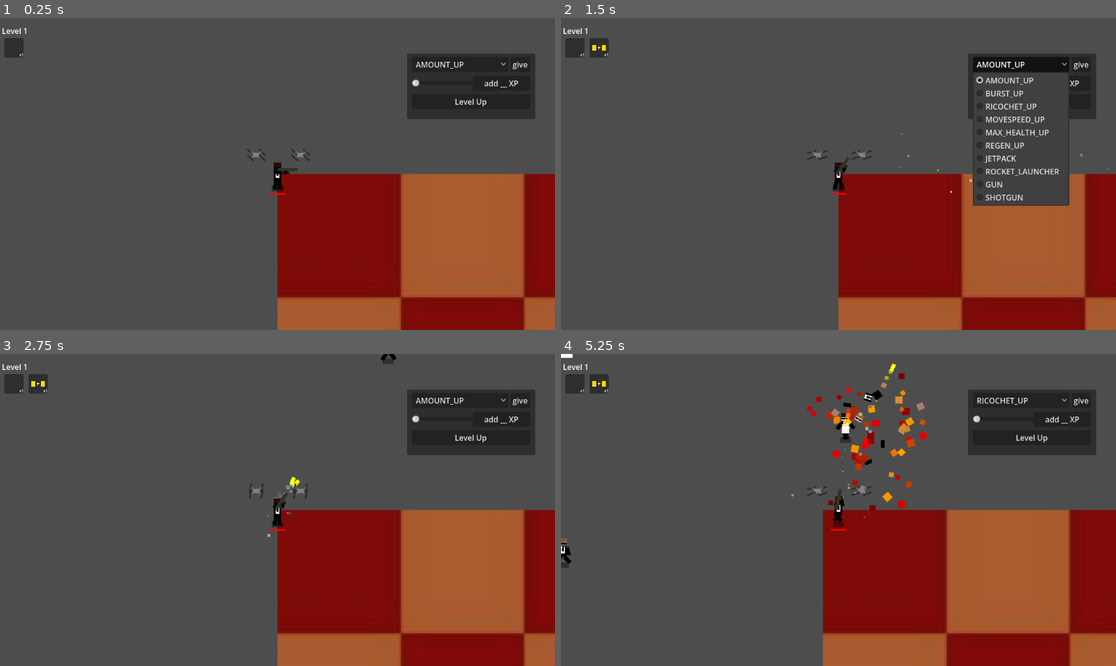
Above: before the commit, frames 1-4 (two rows, left to right).
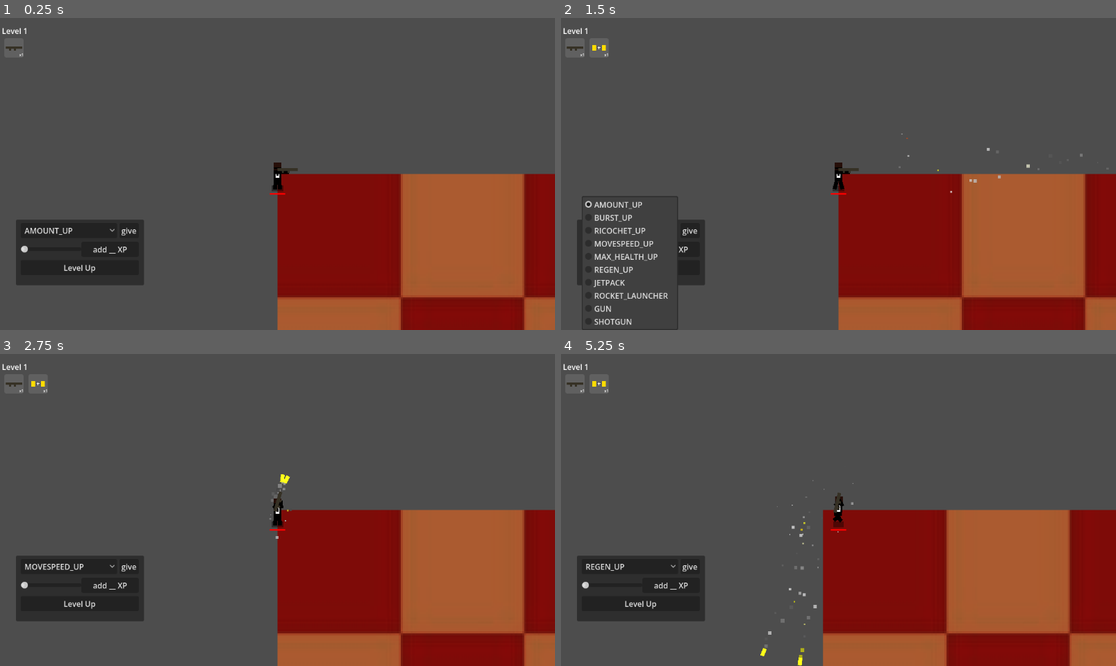
Above: after the commit, the same moments.

Repository: HarperNicholson/GAME-WHERE-YOU-RUN-AROUND-SHOOTING-PEOPLE
Game: Godot game, scene res://game.tscn
Two runs of this game, one before a commit and one after it. Both use one fixed random seed, a clock stepped at 60 frames per second and the inputs below. The engine's default icon, where the game draws it, is replaced by a stand-in: a white triangle on a blue panel in a dark square.
Inputs (mouse positions are in pixels of both pictures, inside the frame that each line leads up to):
- Up to frame 1 (0.25 s): no input
- Up to frame 2 (1.5 s): click "give" at 0.5 s; click "AMOUNT_UP" at 1.25 s
- Up to frame 3 (2.75 s): click "add __ XP" at 2 s
- Up to frame 4 (5.25 s): click "AMOUNT_UP" (after the commit: "MOVESPEED_UP") at 2.75 s; click "Level Up" at 3.5 s; click "RICOCHET_UP" (after the commit: "REGEN_UP") at 4.25 s; move the mouse to (960, 494) at 5.02 s; press the mouse at (960, 494) at 5.03 s; hold Right (ui_right) from 5.03 s (still down)

The runs differ from the first frame. In frame 1, 9.7% of the frame differs, in the area x 0-97%, y 6-86%; in frame 2, 7.8%; in frame 3, 10%; in frame 4, 12%, in the area x 0-97%, y 0-100%.
Error after the commit: Invalid call. Nonexistent function 'tryna_quit' in base 'Node2D (AIController)'. (res://civilian_class.gd:269)

Commit message:
Drones v1

Diff:
--- a/civilian_class.gd
+++ b/civilian_class.gd
@@ -51,6 +51,9 @@
 var elite : bool = false #triple HP, double size, half speed or something
 var is_wave_elite : bool = false #ensures drop
 
+var drone_rotation := 0.0
+var drones : Array[CharacterBody2D] = []
+
 func _ready():
 	for item in starting_items:
 		give_item(item)
@@ -75,11 +78,32 @@
 
 	var existing_item = get_existing_item_node(new_item_id, itemnodes)
 
+
 	if existing_item == null:
+
 		var item_instance = Global.item_scenes[new_item_id].instantiate()
 		item_instance.item_id = new_item_id
 		$SurvivorsUI/BaseLayer/Items.add_child(item_instance)
 		item_instance.given_to_player()
+
+
+		if Global.WEAPONS_POOL.has(new_item_id):
+			print("new weapon")
+
+			var new_weapon_node = null
+
+			for child in get_children():
+				if child.is_in_group("Weapon"):
+					if child.get("weapon_id") == new_item_id:
+						new_weapon_node = child
+						break
+
+			if new_weapon_node:
+				Global.add_drone(new_weapon_node)
+
+
+
+
 	else:
 		existing_item.copies += 1
 		existing_item.given_to_player()
@@ -87,7 +111,9 @@
 	$SurvivorsUI/BaseLayer/Items._sort_children()
 
 func hit(dmg : float):
-	#EffectManager.play_sound_effect("hit")
+	if is_player:
+		EffectManager.play_sound_effect(EffectManager.SFX.HIT, global_position)
+
 	EffectManager.spawn_blood_splat_particle_effect(global_position, randi_range(1,3))
 
 	flash_color()
@@ -124,7 +150,7 @@
 	if elite:
 		if is_wave_elite:
 			drop_chest()
-		elif randf() < 1.01:
+		elif randf() < 0.01:
 			drop_chest()
 
 	get_tree().get_first_node_in_group("Player").award_xp(xp_reward * 0.1) #to give 10% of XP to player on kill
@@ -152,8 +178,9 @@
 
 var recoil_offset := Vector2.ZERO
 var aim_dir : Vector2 = Vector2.RIGHT
+
 func add_weapon_holding_radius_recoil(recoil: float):
-	aim_dir = controller.get_aim_direction()
+	aim_dir = controller.get_aim_direction_from_position(global_position)
 	if aim_dir == Vector2.ZERO:
 		return
 
@@ -169,12 +196,13 @@
 	recoil_offset += (-dir + rand) * recoil * 6.0
 
 
-
 func attacks(_delta):
 	if !visible_on_screen:
 		return
 
-	var raw_aim_dir = controller.get_aim_direction()
+	var raw_aim_dir = controller.get_aim_direction_from_position(global_position)
+
+
 
 	if raw_aim_dir.length() > aim_deadzone:
 		aim_dir = aim_dir.lerp(raw_aim_dir, _delta * 10.0)
@@ -196,6 +224,8 @@
 			weapon.scale.y = 1.0
 		elif aim_dir.x < -weapon_scale_flip_deadzone:
 			weapon.scale.y = -1.0
+
+
 
 	if controller.is_shooting():
 		weapon.try_fire()
@@ -235,6 +265,9 @@
 		recoil_offset = Vector2.ZERO
 
 
+	#temp
+	if controller.tryna_quit():
+		get_tree().quit()
 
 	movement(delta)
 	collisions(delta)
@@ -242,6 +275,8 @@
 
 	calculate_shadow()
 
+	solve_drones(delta)
+
 	move_and_slide()
 
 	for item in $CivilianBody.get_children():
@@ -249,6 +284,33 @@
 			item._item_process(delta)
 
 	update_player_hp()
+
+func solve_drones(delta):
+
+	if drones.is_empty():
+		return
+
+	drone_rotation += delta * 0.2
+
+	var radius := 16.0
+	var count := drones.size()
+
+	for i in count:
+
+		var drone = drones[i]
+
+		var angle = (TAU / count) * i + drone_rotation
+
+		var target_pos = global_position + Vector2.RIGHT.rotated(angle) * radius
+
+		var to_target = target_pos - drone.global_position
+
+		var desired_velocity = to_target * 4.0
+
+		drone.velocity = drone.velocity.lerp(
+			desired_velocity,
+			delta * 4.0
+		)
 
 func regenerate_hp():
 	if !is_player:
@@ -307,7 +369,7 @@
 	add_impulse(push * 10.0) #can this be smoother and something else somehow.....
 
 	if push != Vector2.ZERO:
-		velocity = lerp(velocity, velocity * (Vector2.ONE * 0.4 if !is_player else 0.85) / (1.0 + size_mod), _delta * 20.0)
+		velocity = lerp(velocity, velocity * (Vector2.ONE * (0.4 if !is_player else 0.85)) / (1.0 + size_mod), _delta * 20.0)
 
 func add_impulse(force: Vector2):
 	if is_player:
@@ -352,12 +414,14 @@
 func _on_visible_on_screen_notifier_2d_screen_entered() -> void:
 	return
 
+	@warning_ignore("unreachable_code")
 	visible_on_screen = true
 
 
 
 func _on_visible_on_screen_notifier_2d_screen_exited() -> void:
 	return
+	@warning_ignore("unreachable_code")
 	visible_on_screen = false
 
 
--- a/drone.gd
+++ b/drone.gd
@@ -1,4 +1,4 @@
-extends Node2D
+extends CharacterBody2D
 
 @onready var rotors := [
 	$rotor,
@@ -10,7 +10,53 @@
 var rotor_rotation := 0.0
 @export var rotor_speed := 20.0
 
+var weapon : Node
+
+var PlayerControllerNode : Node
+
+func _ready() -> void:
+	global_position = Global.player.global_position
+	PlayerControllerNode = Global.player.find_child("PlayerController")
+	weapon.is_drone_weapon = true
+	weapon.drone = self
+
 func _physics_process(delta: float) -> void:
+	if Global.paused:
+		return
+	solve_weapon(delta)
+	animate_rotors(delta)
+	velocity = velocity.limit_length(290.0)
+	move_and_slide()
+
+
+var aim_dir : Vector2 = Vector2.RIGHT
+func solve_weapon(_delta):
+
+	weapon.global_position = global_position
+	var raw_aim_dir = PlayerControllerNode.get_aim_direction_from_position(global_position)
+
+
+	if raw_aim_dir.length() > 0.1:
+		aim_dir = aim_dir.lerp(raw_aim_dir, _delta * 10.0)
+
+		#var base = aim_dir# * 1.0 + Vector2.UP
+
+		if weapon == null:
+			return
+
+		weapon.rotation = aim_dir.angle()
+
+		#cosmetic, weapon scale flip to match facing direction
+		if aim_dir.x > 0.1:
+			weapon.scale.y = 1.0
+		elif aim_dir.x < -0.1:
+			weapon.scale.y = -1.0
+
+	if PlayerControllerNode.is_shooting():
+		weapon.try_fire()
+
+#maybe also animate drone body rotation based on velocity like player
+func animate_rotors(delta):
 	rotor_rotation = wrapf(
 		lerpf(rotor_rotation, rotor_rotation + rotor_speed, delta * 8.0),
 		-PI,
@@ -19,3 +65,6 @@
 
 	for rotor in rotors:
 		rotor.rotation = rotor_rotation
+
+func add_impulse(force: Vector2):
+	velocity += force
--- a/drone.tscn
+++ b/drone.tscn
@@ -1,24 +1,27 @@
-[gd_scene format=3 uid="uid://od7rjelqalet"]
+[gd_scene format=3 uid="uid://c66tauiptcamh"]
 
 [ext_resource type="Script" uid="uid://bba5isy5nqbwh" path="res://drone.gd" id="1_d5du7"]
 
 [sub_resource type="CanvasTexture" id="CanvasTexture_d5du7"]
 
-[node name="Drone" type="Node2D" unique_id=1644812299]
+[node name="Drone" type="CharacterBody2D" unique_id=156353925]
 scale = Vector2(1.5, 1.5)
+collision_layer = 0
+collision_mask = 0
+motion_mode = 1
 script = ExtResource("1_d5du7")
 
 [node name="rotor4" type="Sprite2D" parent="." unique_id=1605452400]
 self_modulate = Color(0.18000475, 0.18000492, 0.18000486, 1)
 position = Vector2(-2.0231457, -0.90347844)
-rotation = 0.11413225
+rotation = 0.114132255
 scale = Vector2(0.59941363, -3.145242)
 texture = SubResource("CanvasTexture_d5du7")
 
 [node name="rotor3" type="Sprite2D" parent="." unique_id=1240262578]
 self_modulate = Color(0.18000475, 0.18000492, 0.18000486, 1)
 position = Vector2(1.9768543, -0.90347844)
-rotation = 0.11413225
+rotation = 0.114132255
 scale = Vector2(0.59941363, -3.145242)
 texture = SubResource("CanvasTexture_d5du7")
 
@@ -39,14 +42,14 @@
 [node name="Sprite2D4" type="Sprite2D" parent="." unique_id=323521150]
 self_modulate = Color(0.36659405, 0.36659485, 0.36659452, 1)
 position = Vector2(1.1732688, -0.65564877)
-rotation = -3.6651917
+rotation = 2.6179936
 scale = Vector2(1.6123953, 0.6886249)
 texture = SubResource("CanvasTexture_d5du7")
 
 [node name="Sprite2D5" type="Sprite2D" parent="." unique_id=1944700481]
 self_modulate = Color(0.36659405, 0.36659485, 0.36659452, 1)
 position = Vector2(1.1732688, 0.84241176)
-rotation = 3.6651917
+rotation = -2.6179936
 scale = Vector2(1.6123953, 0.6886249)
 texture = SubResource("CanvasTexture_d5du7")
 
@@ -59,13 +62,15 @@
 [node name="rotor" type="Sprite2D" parent="." unique_id=515955479]
 self_modulate = Color(0.18000475, 0.18000492, 0.18000486, 1)
 position = Vector2(1.9768543, 1.0965215)
-rotation = 0.11413225
+rotation = 0.114132255
 scale = Vector2(0.59941363, -3.145242)
 texture = SubResource("CanvasTexture_d5du7")
 
 [node name="rotor2" type="Sprite2D" parent="." unique_id=1924945609]
 self_modulate = Color(0.18000475, 0.18000492, 0.18000486, 1)
 position = Vector2(-2.0231457, 1.0965215)
-rotation = 0.11413225
+rotation = 0.114132255
 scale = Vector2(0.59941363, -3.145242)
 texture = SubResource("CanvasTexture_d5du7")
+
+[node name="AimTarget" type="Node2D" parent="." unique_id=341948220]
--- a/game.gd
+++ b/game.gd
@@ -7,6 +7,8 @@
 enum TEAM { NONE, AGENTS, ALIENS}
 
 var survival_time : float = 0.0
+
+
 
 func _ready() -> void:
 
@@ -47,4 +49,4 @@
 	Global.player = get_tree().get_first_node_in_group("Player")
 
 func spawn_object(object_instance):
-	$GameObjects.add_child(object_instance)
+	$GameObjects.call_deferred("add_child", object_instance)
--- a/global.gd
+++ b/global.gd
@@ -1,6 +1,7 @@
 extends Node
 
 var weapon_crate_scene : PackedScene = preload("res://weapon_crate.tscn")
+var drone_scene : PackedScene = preload("res://drone.tscn")
 
 #######
 var debug : bool = true #DISABLE THIS ON BUILD
@@ -14,7 +15,7 @@
 
 var difficulty : float = 0.0
 
-var enemy_team : TEAM = TEAM.AGENTS
+var enemy_team : TEAM = TEAM.ALIENS
 
 enum TEAM { NONE, AGENTS, ALIENS}
 
@@ -73,6 +74,13 @@
 	#ITEMS.ITEMNAME: preload(),
 	#ITEMS.RUBBER_BULLETS: preload("res://upgrades/rubber_bullets.tscn"),
 }
+
+func add_drone(bound_weapon_node):
+	bound_weapon_node.is_drone_weapon = true
+	var drone_instance = drone_scene.instantiate()
+	drone_instance.weapon = bound_weapon_node
+	player.drones.append(drone_instance)
+	get_tree().get_current_scene().find_child("GameObjects").add_child(drone_instance)
 
 func get_available_items() -> Array:
 	var result : Array = ITEMS.values()
--- a/new_theme.tres
+++ b/new_theme.tres
@@ -1,3 +1,11 @@
 [gd_resource type="Theme" format=3 uid="uid://byosmhxx70y8p"]
 
+[sub_resource type="StyleBoxFlat" id="StyleBoxFlat_j2q5q"]
+bg_color = Color(0.5, 0.5, 0.5, 0.38039216)
+corner_radius_top_left = 4
+corner_radius_top_right = 4
+corner_radius_bottom_right = 4
+corner_radius_bottom_left = 4
+
 [resource]
+Panel/styles/panel = SubResource("StyleBoxFlat_j2q5q")
--- a/playable/agents/agent.tscn
+++ b/playable/agents/agent.tscn
@@ -5,7 +5,6 @@
 [ext_resource type="PackedScene" uid="uid://ctnxymgw58y7u" path="res://civilian_body.tscn" id="2_sweqy"]
 [ext_resource type="Script" uid="uid://diwjwmjc66ghv" path="res://player_controller.gd" id="4_1jxqw"]
 [ext_resource type="PackedScene" uid="uid://db8xc3vmn7lh8" path="res://playable/agents/survivors_ui.tscn" id="6_io01h"]
-[ext_resource type="PackedScene" uid="uid://djnb5nyt76vje" path="res://weapons/gun.tscn" id="7_dw050"]
 
 [sub_resource type="CircleShape2D" id="CircleShape2D_q2tsy"]
 radius = 3.0
@@ -70,8 +69,6 @@
 [node name="PlayerController" type="Node2D" parent="." unique_id=1165073739]
 script = ExtResource("4_1jxqw")
 
-[node name="Gun" parent="." unique_id=1918060664 instance=ExtResource("7_dw050")]
-
 [node name="XPMagnet" type="Area2D" parent="." unique_id=87494511]
 
 [node name="CollisionShape2D" type="CollisionShape2D" parent="XPMagnet" unique_id=225947753]
--- a/playable/agents/rocket_agent.tscn
+++ b/playable/agents/rocket_agent.tscn
@@ -4,7 +4,6 @@
 [ext_resource type="PackedScene" uid="uid://b8w5pgk0e78k0" path="res://player_camera_2d.tscn" id="2_u30r3"]
 [ext_resource type="PackedScene" uid="uid://ctnxymgw58y7u" path="res://civilian_body.tscn" id="3_4x7rj"]
 [ext_resource type="Script" uid="uid://diwjwmjc66ghv" path="res://player_controller.gd" id="4_te7xs"]
-[ext_resource type="PackedScene" uid="uid://od7rjelqalet" path="res://drone.tscn" id="6_4x7rj"]
 [ext_resource type="PackedScene" uid="uid://db8xc3vmn7lh8" path="res://playable/agents/survivors_ui.tscn" id="6_lgodf"]
 
 [sub_resource type="CanvasTexture" id="CanvasTexture_q2tsy"]
@@ -87,9 +86,3 @@
 show_percentage = false
 
 [node name="SurvivorsUI" parent="." unique_id=935884309 instance=ExtResource("6_lgodf")]
-
-[node name="Drone" parent="." unique_id=1644812299 instance=ExtResource("6_4x7rj")]
-position = Vector2(12, -10)
-
-[node name="Drone2" parent="." unique_id=701351658 instance=ExtResource("6_4x7rj")]
-position = Vector2(-11, -10)
--- a/playable/agents/survivors_ui.tscn
+++ b/playable/agents/survivors_ui.tscn
@@ -52,10 +52,10 @@
 [node name="BaseLayer" type="CanvasLayer" parent="." unique_id=444460457]
 
 [node name="DebugMenu" parent="BaseLayer" unique_id=2026935832 instance=ExtResource("2_xeklm")]
-offset_left = 982.0
-offset_top = 114.0
-offset_right = 982.0
-offset_bottom = 114.0
+offset_left = 170.0
+offset_top = 459.0
+offset_right = 170.0
+offset_bottom = 459.0
 
 [node name="XPMeter" type="ProgressBar" parent="BaseLayer" unique_id=644689042]
 offset_right = 288.0
--- a/player_controller.gd
+++ b/player_controller.gd
@@ -10,18 +10,21 @@
 func is_shooting() -> bool:
 	return Input.is_action_pressed("shoot") if Settings.auto_aim == false else true
 
+#temp
+func tryna_quit():
+	return Input.is_action_pressed("ui_cancel")
 
 #could TECHNICALLY  make a thing where aim_dir doesnt stress so much if you're surrounded, settling for whatever because all targets are within small relative distance
-func get_aim_direction() -> Vector2:
+func get_aim_direction_from_position(pos : Vector2) -> Vector2:
 	if Settings.auto_aim == false:
-		return (get_global_mouse_position() - get_parent().global_position).normalized()
+		return (get_global_mouse_position() - pos).normalized()
 
 	var nearest : Node2D = null
 	var nearest_distance : float = INF
 
 	for target in get_tree().get_nodes_in_group("Targetable"):
 
-		var distance : float = get_parent().global_position.distance_squared_to(target.global_position)
+		var distance : float = pos.distance_squared_to(target.global_position)
 
 		if distance > max_targetable_distance * max_targetable_distance:
 			continue
@@ -31,6 +34,6 @@
 			nearest = target
 
 	if nearest:
-		return (nearest.global_position - get_parent().global_position).normalized()
+		return (nearest.global_position - pos).normalized()
 
 	return Vector2.RIGHT
--- a/project.godot
+++ b/project.godot
@@ -32,6 +32,7 @@
 Pickup=""
 Enemies=""
 ProcessItem=""
+Weapon=""
 
 [input]
 
--- a/projectiles/projectile_class.gd
+++ b/projectiles/projectile_class.gd
@@ -20,6 +20,7 @@
 
 var last_hit
 
+@warning_ignore("unused_private_class_variable")
 var _owner
 
 func _ready():
--- a/upgrades/amount_up.tscn
+++ b/upgrades/amount_up.tscn
@@ -11,6 +11,7 @@
 layout_mode = 3
 anchors_preset = 0
 focus_mode = 2
+theme = ExtResource("2_wq5xg")
 script = ExtResource("1_sqif3")
 metadata/_edit_lock_ = true
 
@@ -27,6 +28,7 @@
 offset_bottom = 20.0
 grow_horizontal = 2
 grow_vertical = 2
+theme = ExtResource("2_wq5xg")
 metadata/_edit_lock_ = true
 
 [node name="Sprite2D2" type="Sprite2D" parent="Panel" unique_id=353781151]
--- a/upgrades/gun_item.gd
+++ b/upgrades/gun_item.gd
@@ -14,6 +14,7 @@
 			return
 
 	var weapon_instance = load("res://weapons/gun.tscn").instantiate()
+	weapon_instance.weapon_id = item_id
 	player.add_child(weapon_instance)
 
 	if player.weapon == null:
--- a/upgrades/item_class.gd
+++ b/upgrades/item_class.gd
@@ -5,6 +5,17 @@
 
 var item_id
 
+var theme = preload("res://new_theme.tres")
+func _ready() -> void:
+	apply_theme_recursive(self)
+
+func apply_theme_recursive(node: Node) -> void:
+	if node is Control:
+		node.theme = theme
+
+	for child in node.get_children():
+		apply_theme_recursive(child)
+
 func given_to_player():
 	pass
 
--- a/upgrades/rocket_launcher_item.gd
+++ b/upgrades/rocket_launcher_item.gd
@@ -14,6 +14,7 @@
 			return
 
 	var weapon_instance = load("res://weapons/rocket_launcher.tscn").instantiate()
+	weapon_instance.weapon_id = item_id
 	player.add_child(weapon_instance)
 
 	if player.weapon == null:
--- a/upgrades/shotgun_item.gd
+++ b/upgrades/shotgun_item.gd
@@ -14,6 +14,7 @@
 			return
 
 	var weapon_instance = load("res://weapons/shotgun.tscn").instantiate()
+	weapon_instance.weapon_id = item_id
 	player.add_child(weapon_instance)
 
 	if player.weapon == null:
--- a/weapons/gun.tscn
+++ b/weapons/gun.tscn
@@ -5,7 +5,7 @@
 
 [sub_resource type="CanvasTexture" id="CanvasTexture_tsf64"]
 
-[node name="Gun" type="Node2D" unique_id=430989293]
+[node name="Gun" type="Node2D" unique_id=430989293 groups=["Weapon"]]
 script = ExtResource("1_vk1bi")
 projectile_scene = ExtResource("2_dk5gl")
 
--- a/weapons/projectile_weapon.gd
+++ b/weapons/projectile_weapon.gd
@@ -1,6 +1,9 @@
 #class_name Gun ??
 extends Node2D
 
+var is_drone_weapon
+var drone : CharacterBody2D
+var weapon_id #internal only
 
 @export var burst_count := 1
 @export var burst_delay := 0.15
@@ -60,10 +63,13 @@
 	if recoil == 0.0:
 		return
 
-	if owner.is_player:
-		owner.playercam.add_trauma(recoil)
+	if !is_drone_weapon:
+		if owner.is_player:
+			owner.playercam.add_trauma(recoil)
 
-	if "velocity" in owner:
-		owner.add_impulse(Vector2.LEFT.rotated(global_rotation) * recoil * 100.0)
+		if "velocity" in owner:
+			owner.add_impulse(Vector2.LEFT.rotated(global_rotation) * recoil * 100.0)
 
-	owner.add_weapon_holding_radius_recoil(recoil)
+		owner.add_weapon_holding_radius_recoil(recoil)
+	else:
+		drone.add_impulse(Vector2.LEFT.rotated(global_rotation) * recoil * 100.0)
--- a/weapons/shotgun.tscn
+++ b/weapons/shotgun.tscn
@@ -5,13 +5,14 @@
 
 [sub_resource type="CanvasTexture" id="CanvasTexture_64lnt"]
 
-[node name="Shotgun" type="Node2D" unique_id=430989293]
+[node name="Shotgun" type="Node2D" unique_id=430989293 groups=["Weapon"]]
 script = ExtResource("1_64lnt")
 recoil = 0.8
 projectile_scene = ExtResource("2_byptj")
 fire_rate = 1.0
 spread_degrees = 11.0
 amount_of_projectiles = 5
+SFX = 3
 
 [node name="Sprite2D" type="Sprite2D" parent="." unique_id=923867841]
 self_modulate = Color(0.28009677, 0.1307203, 0, 1)
Not shown, changed: readme.txt
